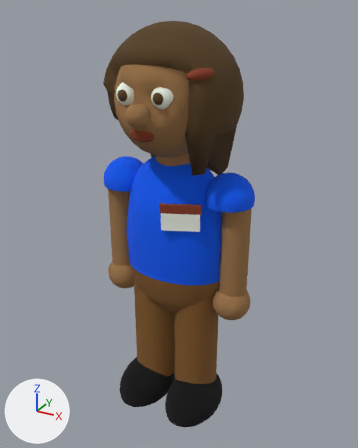
An edit to the Blender file assets/model/jarchi.blend, drawn before and after from the same camera.
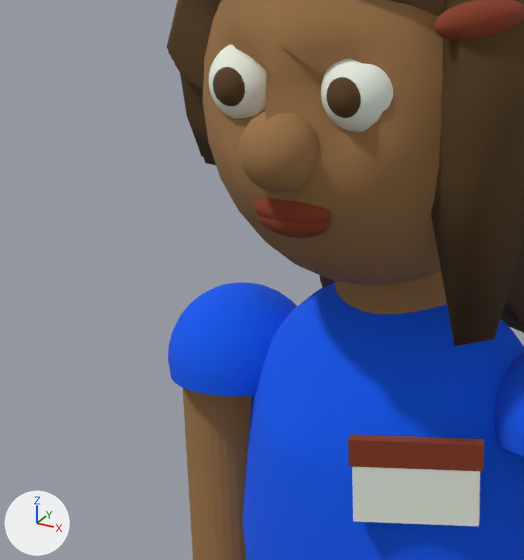
Old and new are each drawn whole from a camera (50 mm lens) standing at (0.905, -1.738, 1.637) and looking at (0.012, -0.115, 0.825) and again close up on the part from 14% to 60% of the width and 15% to 54% of the height. Every picture has the same lights, and +X, +Y and +Z are marked at lower left.
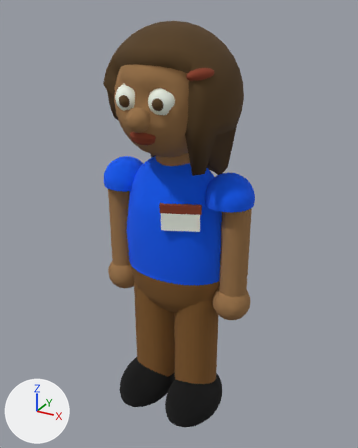
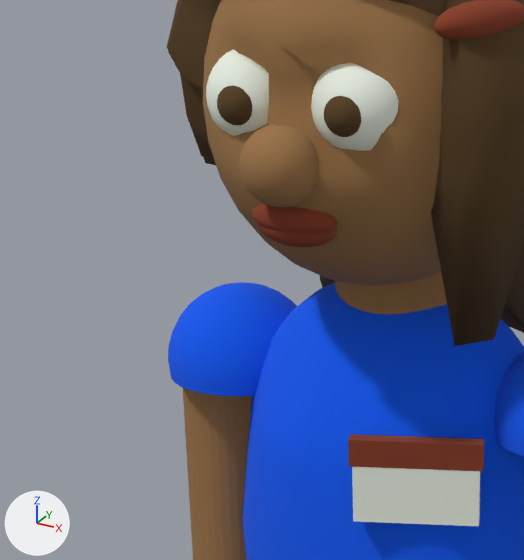
Boxes (x1, y1, x2, y2) around the edits, measured in the close-ups (524 x 560 px):
'Sphere.002', moved
    before: (239, 112, 319, 193)
    after: (239, 124, 318, 207)
'Sphere.005', moved, rescaled (22% wider, 20% taller)
    before: (321, 59, 393, 132)
    after: (311, 63, 399, 151)
'Sphere.003', moved, rescaled
    before: (209, 44, 267, 119)
    after: (206, 49, 269, 136)
'Sphere.007', moved, rescaled
    before: (253, 198, 332, 223)
    after: (252, 204, 337, 234)
'Sphere.006', moved
    before: (326, 77, 361, 118)
    after: (324, 96, 361, 137)
'Sphere.004', moved
    before: (213, 67, 245, 106)
    after: (217, 85, 252, 125)
'Sphere.008', moved, rescaled (8% wider, 8% taller)
    before: (258, 215, 331, 238)
    after: (257, 223, 336, 248)

The change, as a list of edits to the scene's bpy script:
```text
Change ob_sphere_002:
    ob_sphere_002.location: (-0.002, -0.366, 1.307) -> (-0.002, -0.366, 1.293)
Change ob_sphere_003:
    ob_sphere_003.location: (-0.071, -0.317, 1.365) -> (-0.067, -0.309, 1.35)
    ob_sphere_003.scale: (0.042, 0.042, 0.042) -> (0.0526, 0.0526, 0.0526)
Change ob_sphere_004:
    ob_sphere_004.location: (-0.071, -0.343, 1.365) -> (-0.063, -0.349, 1.348)
Change ob_sphere_005:
    ob_sphere_005.location: (0.066, -0.316, 1.365) -> (0.062, -0.309, 1.35)
    ob_sphere_005.scale: (0.042, 0.042, 0.042) -> (0.0526, 0.0526, 0.0526)
Change ob_sphere_006:
    ob_sphere_006.location: (0.067, -0.343, 1.365) -> (0.067, -0.349, 1.348)
Change ob_sphere_007:
    ob_sphere_007.location: (-0.002, -0.346, 1.243) -> (-0.002, -0.344, 1.234)
    ob_sphere_007.scale: (0.0474, 0.0187, 0.0177) -> (0.0512, 0.0202, 0.0191)
Change ob_sphere_008:
    ob_sphere_008.location: (-0.002, -0.344, 1.233) -> (-0.002, -0.34, 1.224)
    ob_sphere_008.scale: (0.0439, 0.0187, 0.0196) -> (0.0475, 0.0202, 0.0213)
```
